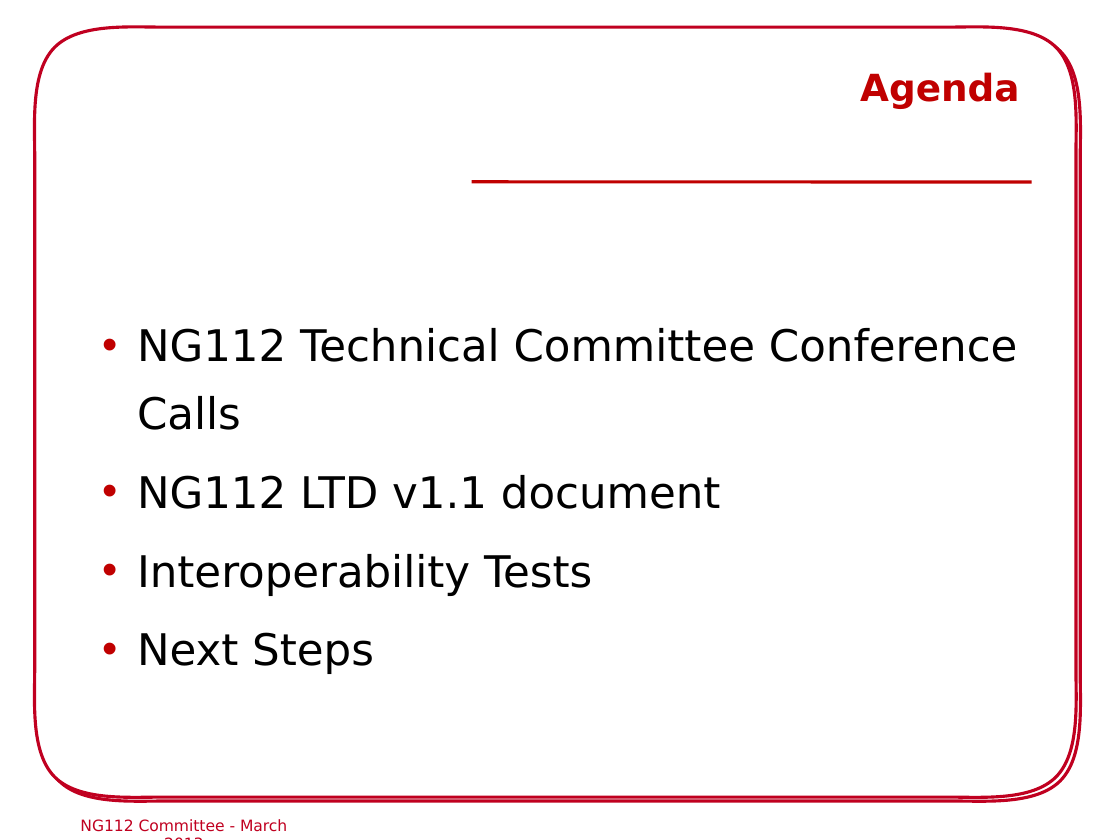
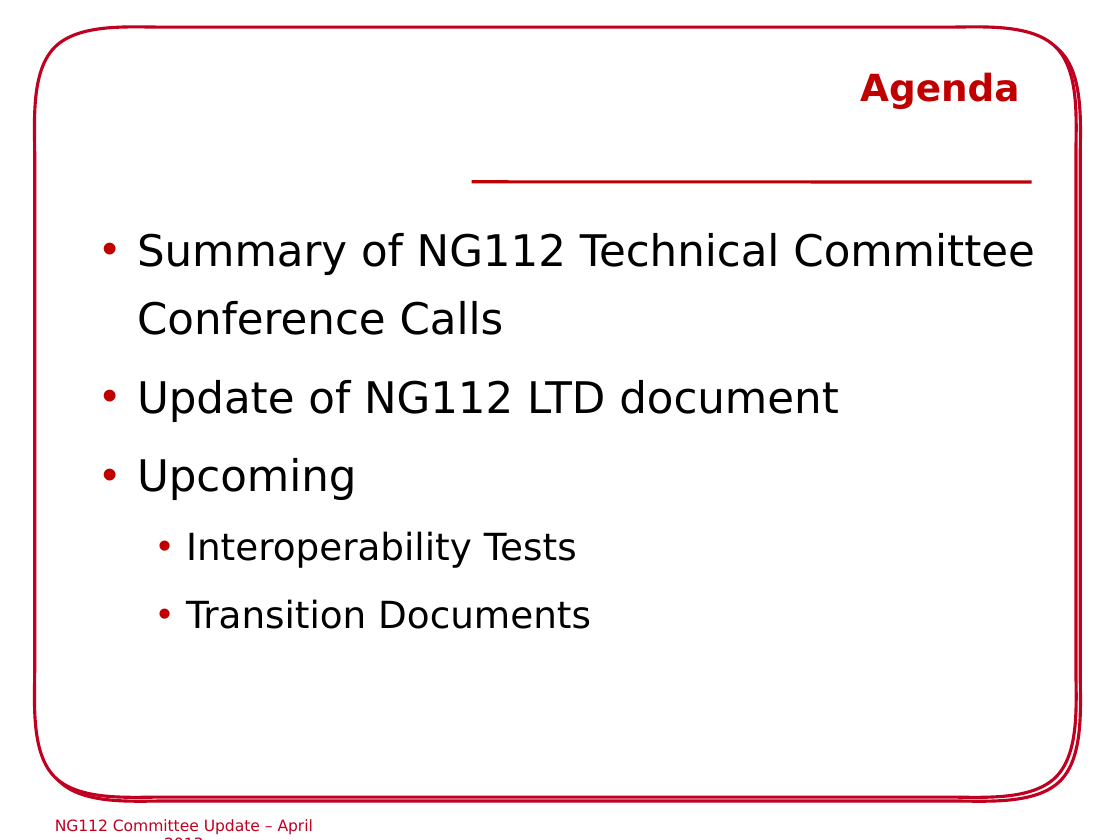
Before and after one commit to hannestschofenig/tschofenig-ids, a slide deck: slide 3 of eena-workshop-riga2013/NG112_Commitee_Riga.ppt (slide 2 before the commit). Drawn at 1120x840 pixels with LibreOffice and Linux fonts; fonts in the diff are those of the drawing; background and template pictures are left out. Boxes give left, top, right and bottom in pixels: in the first picture for what was removed or moved away, otherwise in the second. Text is boxed around its words. In the diff, an @@ line names an element or a change of style, - is before the commit and + after.

```diff
--- a/eena-workshop-riga2013/NG112_Commitee_Riga.ppt
+++ b/eena-workshop-riga2013/NG112_Commitee_Riga.ppt
@@ text "Summary of NG112 Technical Committee ...": place and size @@
-text "Summary of NG112 Technical Committee ..." at bbox=[137, 328, 1018, 674]
+text "Summary of NG112 Technical Committee ..." at bbox=[137, 233, 1035, 629]
@@ text at bbox=[137, 233, 1035, 500]: text changed @@
-  • NG112 Technical Committee Conference Calls
-  • NG112 LTD v1.1 document
+  • Summary of NG112 Technical Committee Conference Calls
+  • Update of NG112 LTD document
+  • Upcoming
@@ text at bbox=[186, 531, 577, 568]: size 28 to 24 pt in "Interoperability Tests"; list level 2 to 3 in "Interoperability Tests" @@
@@ text at bbox=[186, 599, 591, 629]: text changed; size 28 to 24 pt @@
-  • Next Steps
+    • Transition Documents
@@ text at bbox=[55, 819, 313, 835]: text changed @@
-NG112 Committee - March 2013
+NG112 Committee Update – April 2013
```
Also in this commit, not shown: 15 other slides changed, 3 slides added, 2 slides removed.
